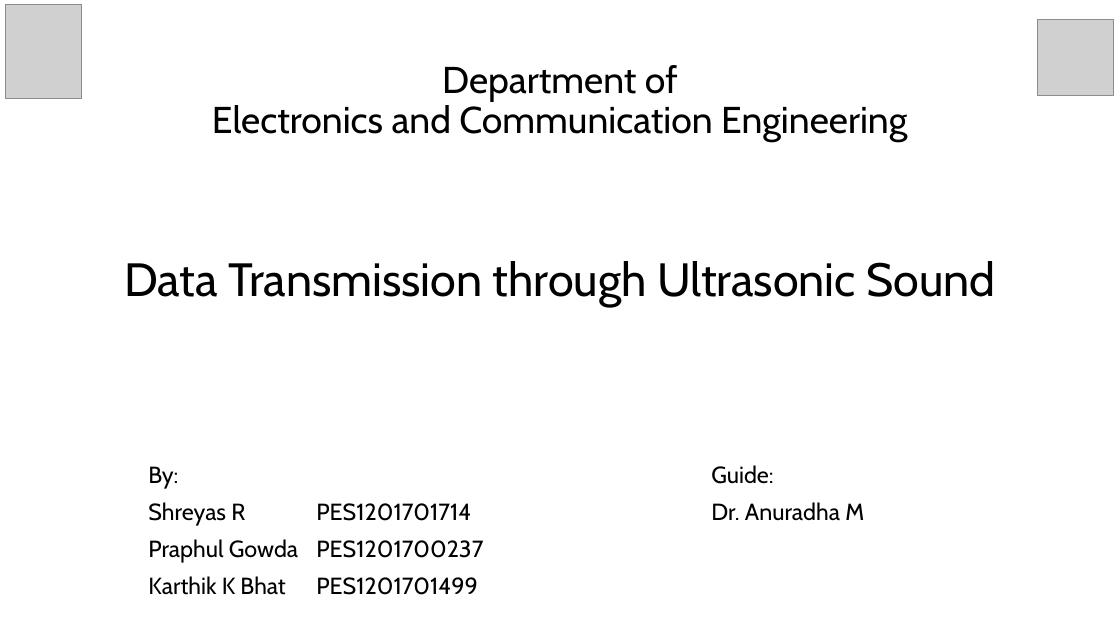
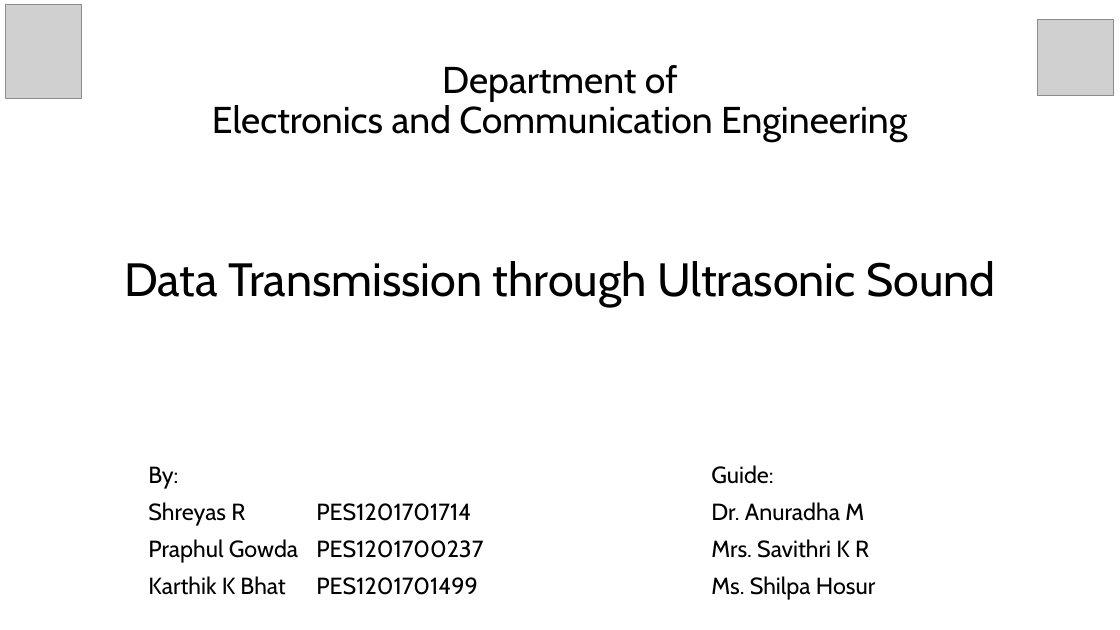
Before and after one commit to karthik-k-bhat/Ultrasonic-Data-Transfer, a slide deck: slide 1 of PESU_E&C_4th_Sem_data_transfer_with_ultrasonic v2.pptx. Drawn at 1120x630 pixels with LibreOffice and Linux fonts; fonts in the diff are those of the drawing; grey boxes stand for pictures. Boxes give left, top, right and bottom in pixels: in the first picture for what was removed or moved away, otherwise in the second. Text is boxed around its words. In the diff, an @@ line names an element or a change of style, - is before the commit and + after.

```diff
--- a/PESU_E&C_4th_Sem_data_transfer_with_ultrasonic v2.pptx
+++ b/PESU_E&C_4th_Sem_data_transfer_with_ultrasonic v2.pptx
@@ text at (711, 539, 875, 600): paragraphs added @@
+Mrs. Savithri K R
+Ms. Shilpa Hosur
```
Also in this commit, not shown: 9 other slides changed, 4 other files.
